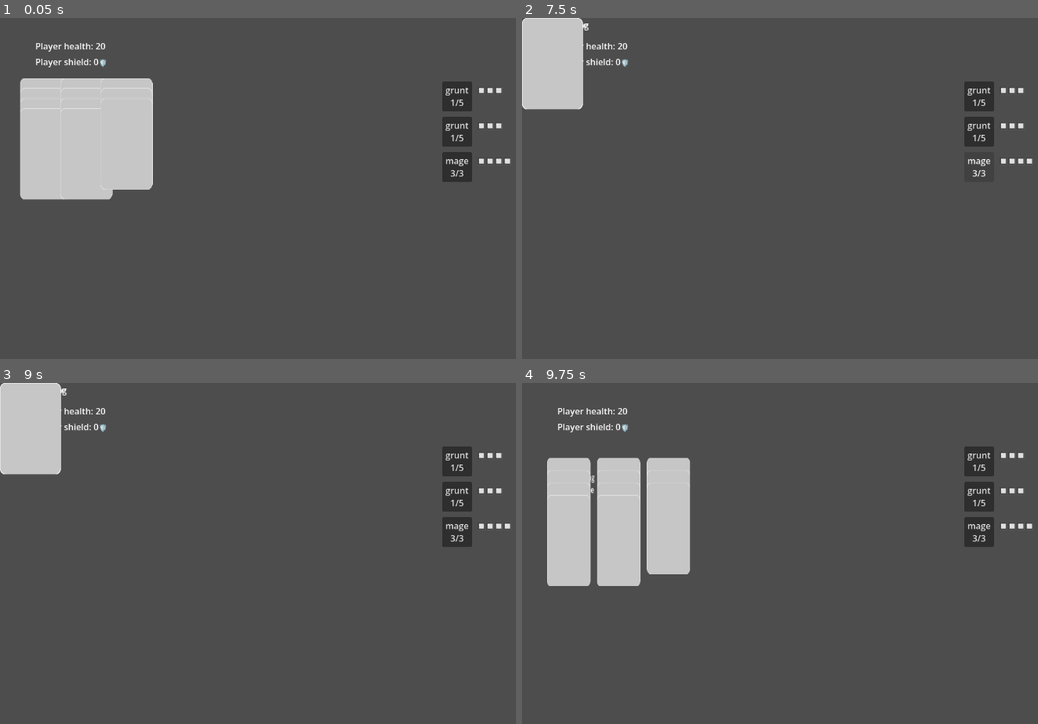
Above: before the commit, frames 1-4 (two rows, left to right).
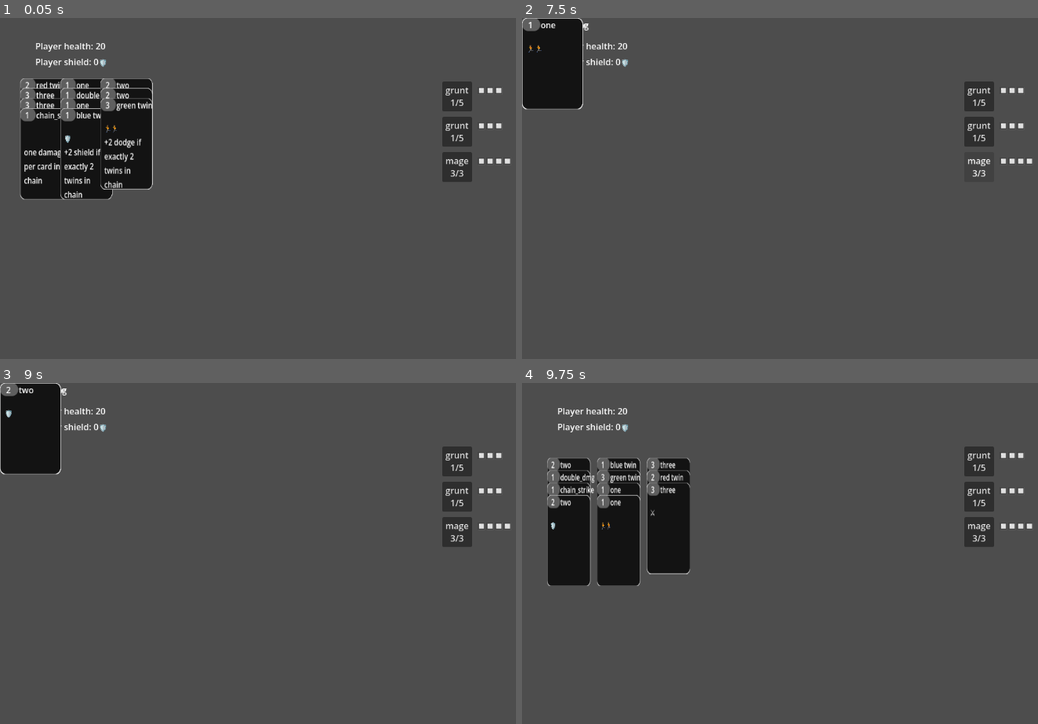
Above: after the commit, the same moments.

Repository: tgbrooks/cocards
Game: Godot game, scene res://main.tscn
Two runs of this game, one before a commit and one after it. Both use one fixed random seed, a clock stepped at 60 frames per second and the inputs below.
Inputs (mouse positions are in pixels of both pictures, inside the frame that each line leads up to):
- Up to frame 1 (0.05 s): no input
- Up to frame 2 (7.5 s): click "grunt 1/5" at 0.5 s; click "grunt 1/5" at 1.25 s; click "mage 3/3" at 2 s; click "grunt 1/5" at 2.75 s; click "grunt 1/5" at 3.5 s; click "mage 3/3" at 4.25 s; click "grunt 1/5" at 5 s; click "grunt 1/5" at 5.75 s; click "mage 3/3" at 6.5 s; tap Enter at 7.25 s; move the mouse to (970, 174) at 7.27 s; hold R from 7.28 s (still down)
- Up to frame 3 (9 s): move the mouse to (185, 577) at 8.02 s; release R at 8.03 s; tap R at 8.1 s; move the mouse to (376, 481) at 8.77 s; hold R from 8.78 s (still down)
- Up to frame 4 (9.75 s): move the mouse to (805, 628) at 9.52 s; release R at 9.53 s; tap R at 9.6 s

The runs differ from the first frame. In frame 1, 8.5% of the frame differs, in the area x 3-30%, y 17-54%; in frame 2, 3.1%; in frame 3, 3.1%; in frame 4, 9.1%, in the area x 4-33%, y 21-60%.

Commit message:
Properly hide card faces

Diff:
--- a/card.gd
+++ b/card.gd
@@ -18,11 +18,12 @@
 	return result
 signal card_flipped(to_front: bool)
 #signal played(enemy: Enemy, card_stack: Array[Card])
+@onready var card_face: Node2D = $CardFace
 @onready var button: Button = $Button
-@onready var number_label: Label = $NumberLabel
-@onready var name_label: Label = $NameLabel
-@onready var description_label: Label = $DescriptionLabel
-@onready var card_sprite: Sprite2D = $CardSprite
+@onready var number_label: Label = $CardFace/NumberLabel
+@onready var name_label: Label = $CardFace/NameLabel
+@onready var description_label: Label = $CardFace/DescriptionLabel
+@onready var card_sprite: Sprite2D = $CardFace/CardSprite
 @onready var preview: Node2D = $Preview
 @onready var card_back_sprite: Sprite2D = $CardBackSprite
 
@@ -65,9 +66,9 @@
 	var tween = create_tween()
 	tween.tween_property(self, "scale", Vector2(0.0, 1.), 0.25)
 	if face == Enums.CardFace.BACK:
-		tween.tween_callback(func (): card_back_sprite.visible = true)
+		tween.tween_callback(func (): card_back_sprite.visible = true; card_face.visible=false)
 	else:
-		tween.tween_callback(func (): card_back_sprite.visible = false)
+		tween.tween_callback(func (): card_back_sprite.visible = false; card_face.visible =  true)
 	tween.tween_property(self, "scale", Vector2(1.0, 1.0), 0.25)
 	await tween.finished
 
--- a/card.tscn
+++ b/card.tscn
@@ -7,33 +7,9 @@
 [node name="Card" type="Node2D" unique_id=627962567]
 script = ExtResource("1_kikvd")
 
-[node name="CardSprite" type="Sprite2D" parent="." unique_id=517156271]
-texture = ExtResource("1_rjlel")
-centered = false
-
 [node name="Button" type="Button" parent="." unique_id=831281132]
 offset_right = 120.0
 offset_bottom = 168.0
-
-[node name="NumberLabel" type="Label" parent="." unique_id=999722931]
-offset_left = 5.0
-offset_top = 1.0
-offset_right = 30.0
-offset_bottom = 24.0
-horizontal_alignment = 1
-
-[node name="NameLabel" type="Label" parent="." unique_id=1939406463]
-offset_left = 37.0
-offset_top = 1.0
-offset_right = 117.0
-offset_bottom = 24.0
-
-[node name="DescriptionLabel" type="Label" parent="." unique_id=1820946754]
-offset_left = 9.0
-offset_top = 43.0
-offset_right = 110.0
-offset_bottom = 149.0
-autowrap_mode = 3
 
 [node name="CardBackSprite" type="Sprite2D" parent="." unique_id=683705475]
 texture = ExtResource("3_q5obu")
@@ -44,3 +20,29 @@
 z_index = 10
 position = Vector2(50, 0)
 scale = Vector2(1.5, 1.5)
+
+[node name="CardFace" type="Node2D" parent="." unique_id=1030442575]
+
+[node name="CardSprite" type="Sprite2D" parent="CardFace" unique_id=517156271]
+texture = ExtResource("1_rjlel")
+centered = false
+
+[node name="NumberLabel" type="Label" parent="CardFace" unique_id=999722931]
+offset_left = 5.0
+offset_top = 1.0
+offset_right = 30.0
+offset_bottom = 24.0
+horizontal_alignment = 1
+
+[node name="NameLabel" type="Label" parent="CardFace" unique_id=1939406463]
+offset_left = 37.0
+offset_top = 1.0
+offset_right = 117.0
+offset_bottom = 24.0
+
+[node name="DescriptionLabel" type="Label" parent="CardFace" unique_id=1820946754]
+offset_left = 9.0
+offset_top = 43.0
+offset_right = 110.0
+offset_bottom = 149.0
+autowrap_mode = 3
